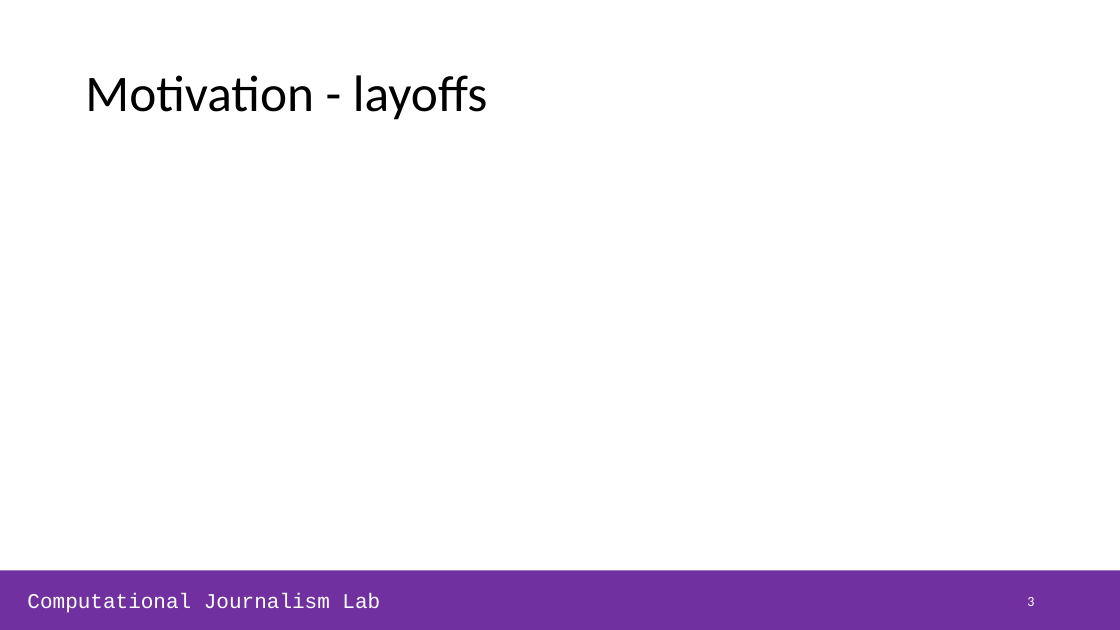
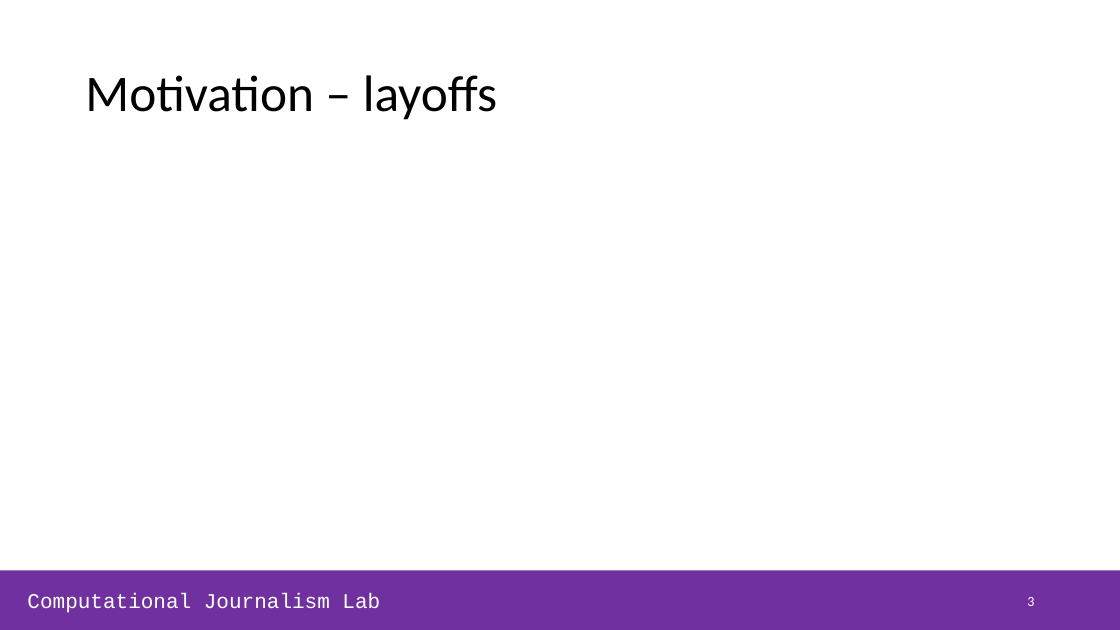
Before and after one commit to NHagar/layoffs_analysis, a slide deck: slide 3 of slides_lab-meeting.pptx. Drawn at 1120x630 pixels with LibreOffice and Linux fonts; fonts in the diff are those of the drawing. Boxes give left, top, right and bottom in pixels: in the first picture for what was removed or moved away, otherwise in the second. Text is boxed around its words. In the diff, an @@ line names an element or a change of style, - is before the commit and + after.

```diff
--- a/slides_lab-meeting.pptx
+++ b/slides_lab-meeting.pptx
@@ title at [85,75,497,120]: text changed @@
-Motivation - layoffs
+Motivation – layoffs
```
Also in this commit, not shown: 1 other slide changed, 10 slides added, 1 slide removed, 5 other files.
